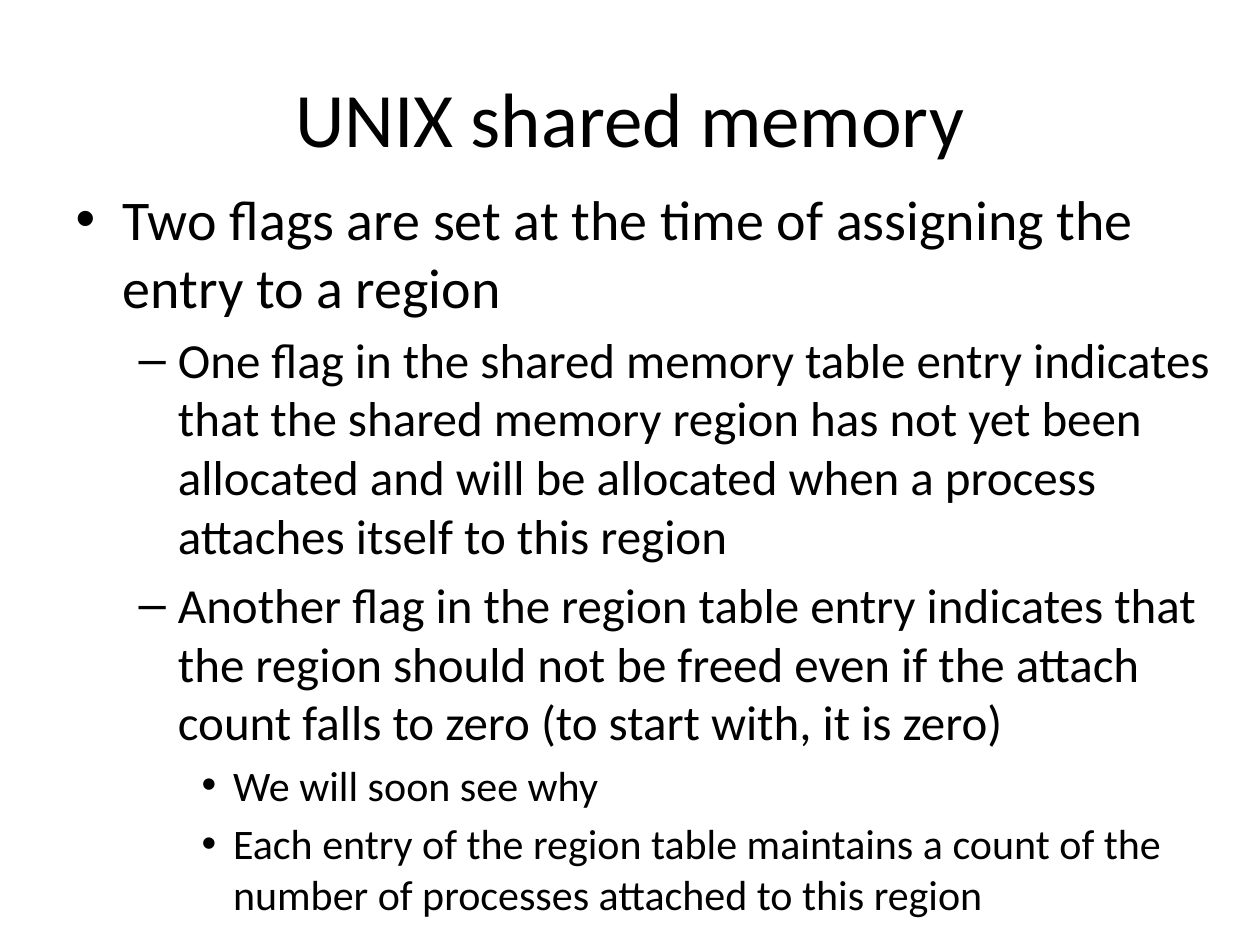
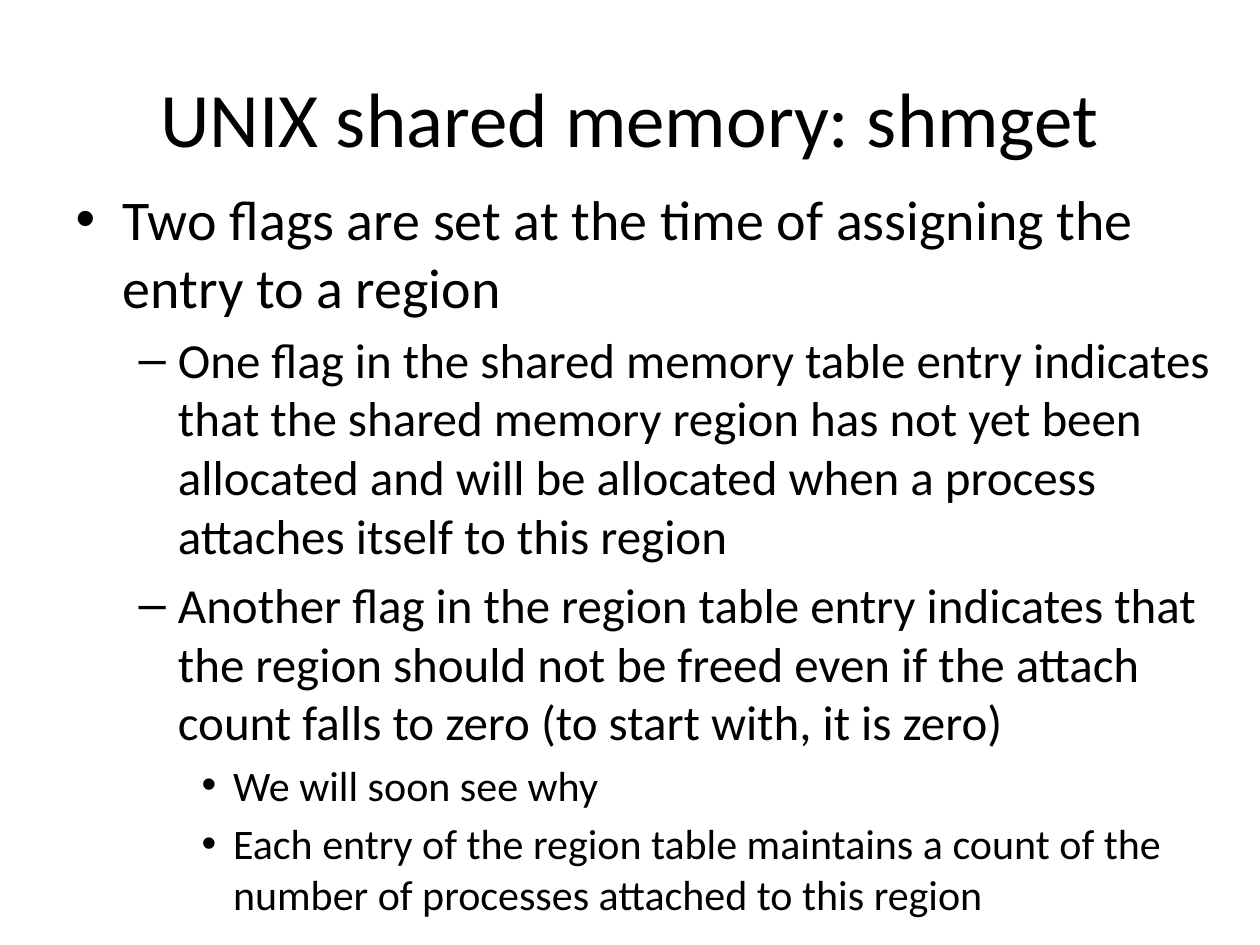
Before and after one commit to sidarth164/iitk-assignments, a slide deck: slide 42 of CS330/lectures/processes.pptx (slide 39 before the commit). Drawn at 1260x945 pixels with LibreOffice and Linux fonts; fonts in the diff are those of the drawing. Boxes give left, top, right and bottom in pixels: in the first picture for what was removed or moved away, otherwise in the second. Text is boxed around its words. In the diff, an @@ line names an element or a change of style, - is before the commit and + after.

```diff
--- a/CS330/lectures/processes.pptx
+++ b/CS330/lectures/processes.pptx
@@ title at (160, 93, 1098, 161): text changed @@
-UNIX shared memory
+UNIX shared memory: shmget
```
Also in this commit, not shown: 9 other slides changed, 20 slides added, 31 other files.
